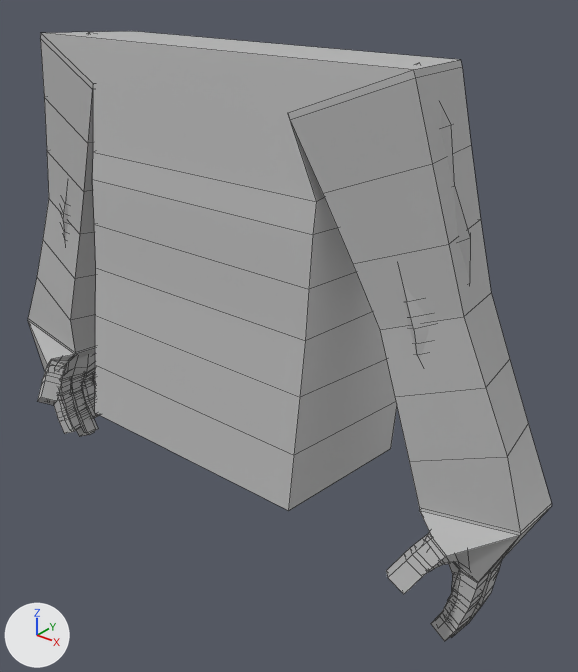
What one commit did to the FBX model GAM130Prototype/Assets/4 Play/Animation/NewViewModels/NewArmsRigBase.fbx.
Rendered twice from a 50 mm lens placed at (0.644, -0.677, 1.817), pointed at (0.052, 0.063, 1.358). The lights are fixed; the arrows at lower left show +X, +Y and +Z. Mesh edges are drawn as thin lines. Where no turn or scale is listed for an object, it has been applied to the vertices.

The older version as bpy lines, for what is in view:
```python
me_mesh = bpy.data.meshes.new('Mesh')
me_mesh.from_pydata(...)  # 1168 vertices, 1172 faces; spans x -0.384..0.384, y -0.12..0.029, z 1.016..1.659
me_mesh.materials.append(mat_lambert1)  # grey #bcbcbc
me_mesh_001 = bpy.data.meshes.new('Mesh.001')
me_mesh_001.from_pydata(...)  # 476 vertices, 479 faces; spans x -0.424..0.424, y -0.091..0.18, z 1.07..1.721
me_mesh_001.materials.append(mat_lambert1)  # grey #bcbcbc
ob_polysurface10 = bpy.data.objects.new('polySurface10', me_mesh)
ob_polysurface10.location = (0.0, 0.041, 0.06)
ob_skincage = bpy.data.objects.new('skinCage', me_mesh_001)
ob_skincage.location = (0.0, 0.0, 0.0)
```
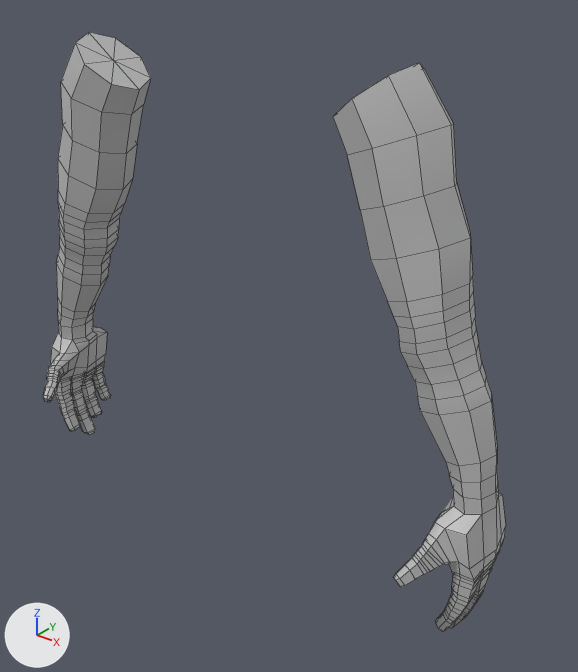
Patch to the scene script:
```diff
--- a/GAM130Prototype/Assets/4 Play/Animation/NewViewModels/NewArmsRigBase.fbx.py
+++ b/GAM130Prototype/Assets/4 Play/Animation/NewViewModels/NewArmsRigBase.fbx.py
@@ ob_skincage @@
-ob_skincage = bpy.data.objects.new('skinCage', me_mesh_001)
-ob_skincage.location = (0.0, 0.0, 0.0)
```

Pixel boxes [x1, y1, x2, y2] of what changed, in the pictures (578 x 672 px):
'skinCage', deleted: before [28, 31, 552, 641]
'polySurface10', unchanged, uncovered by the edit: before [55, 32, 472, 589]; after [43, 32, 506, 632]
